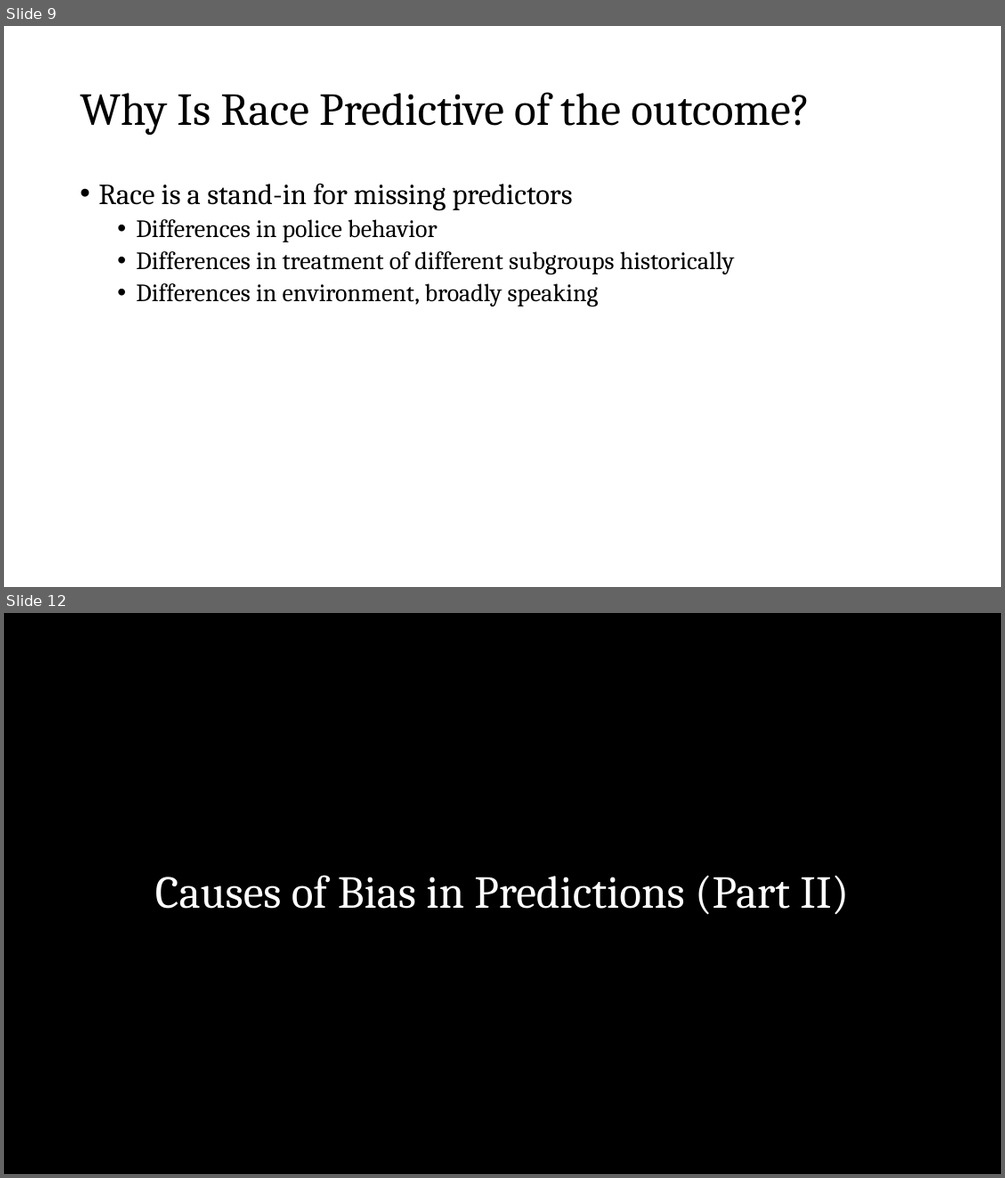
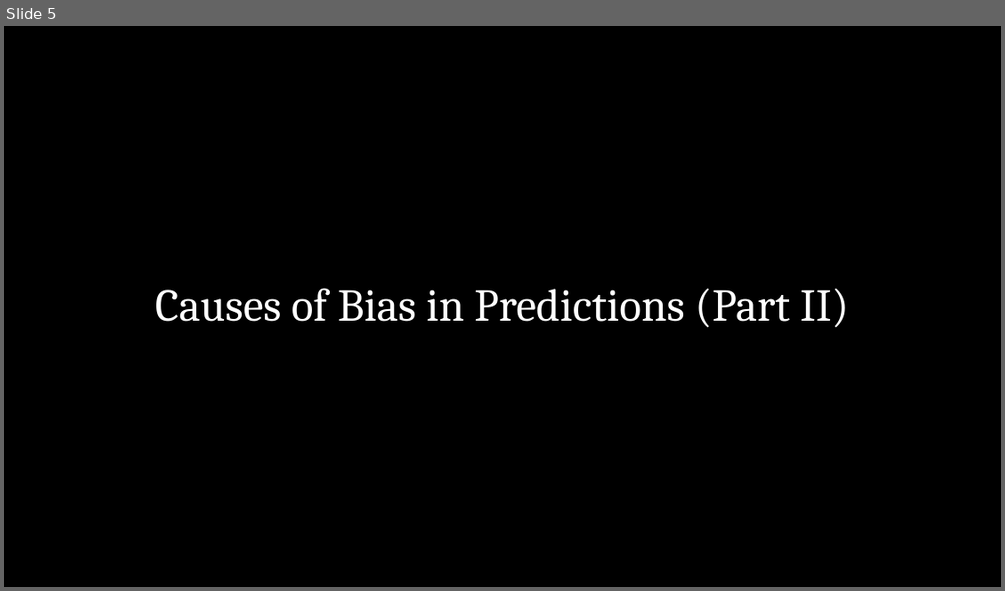
Before and after one commit to zjelveh/zjelveh.github.io, a slide deck: files/inst414_spring2026/lectures/lecture_12.pptx. Shown one above the other, each under a label of ours: slides 9 and 12 before the commit, slide 5 after it; the slides between them are not shown. The pictures are 1005x1178 and 1005x591 pixels, drawn with LibreOffice and Linux fonts; fonts in the diff are those of the drawing. Boxes give left, top, right and bottom in pixels: in the first picture for what was removed or moved away, otherwise in the second. Text is boxed around its words. In the diff, an @@ line names an element or a change of style, - is before the commit and + after.

```diff
--- a/files/inst414_spring2026/lectures/lecture_12.pptx
+++ b/files/inst414_spring2026/lectures/lecture_12.pptx
@@ slide 9 removed at bbox=[4, 26, 1001, 587], background #FFFFFF @@
@@ title removed at bbox=[80, 92, 809, 135] @@
-Why Is Race Predictive of the outcome?
@@ text removed at bbox=[98, 184, 734, 306] @@
-• Race is a stand-in for missing predictors
-  • Differences in police behavior
-  • Differences in treatment of different subgroups historically
-  • Differences in environment, broadly speaking
@@ what was slide 12 is now slide 5 @@
```
Also in this commit, not shown: 10 slides changed, 6 slides added, 13 other slides removed, 1 other file.
